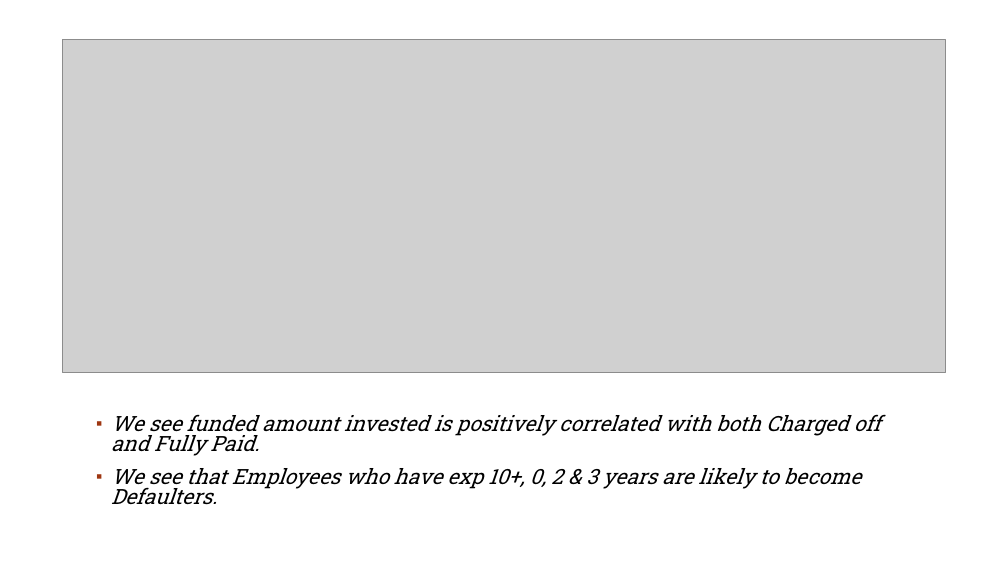
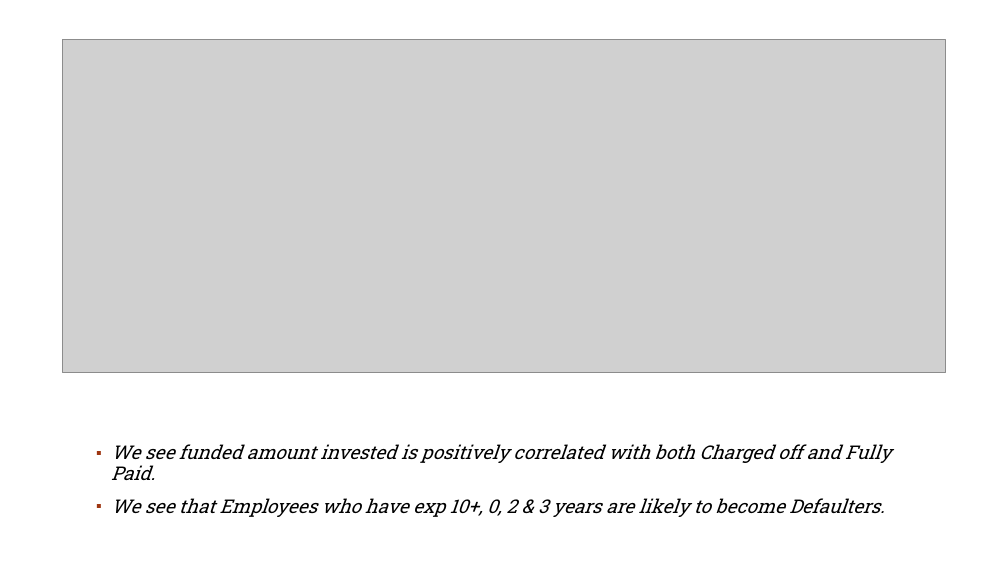
Before and after one commit to rahul2july/lendingclubcasestudy, a slide deck: slide 10 of lendingclubcasestudy.pptx. Drawn at 1008x567 pixels with LibreOffice and Linux fonts; fonts in the diff are those of the drawing; grey boxes stand for pictures; background and template pictures are left out. Boxes give left, top, right and bottom in pixels: in the first picture for what was removed or moved away, otherwise in the second. Text is boxed around its words. In the diff, an @@ line names an element or a change of style, - is before the commit and + after.

```diff
--- a/lendingclubcasestudy.pptx
+++ b/lendingclubcasestudy.pptx
@@ text "We see funded amount invested ..." at [111,444,891,517]: size 20 to 18 pt; line spacing 0.8 to 0.9 @@
```
Also in this commit, not shown: 2 other slides changed, 3 slides added, 1 slide removed.
